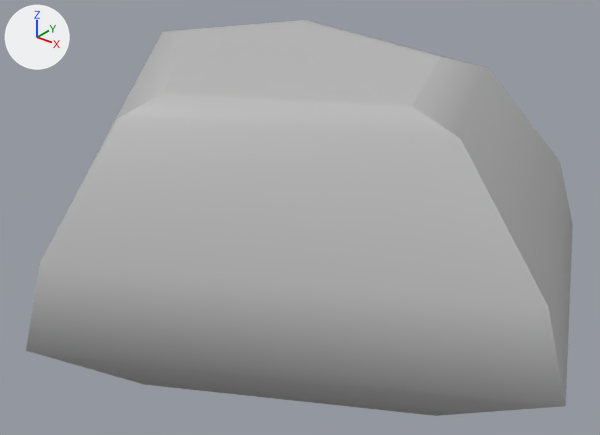
The FBX model KickshotProject/Assets/Models/Levels/Desert_SmallRock02.fbx as it was, and as the next commit left it.
One viewpoint serves both versions: a 50 mm camera at (0.0145, 0.0984, 0.0114) aimed at (-0.0006, 0.1173, -0.0003). The axes (+X, +Y, +Z) are drawn at upper left. The lights are the same throughout. Where no turn or scale is listed for an object, it has been applied to the vertices.

The first picture shows 'Desert_SmallRock04:pCube2'.
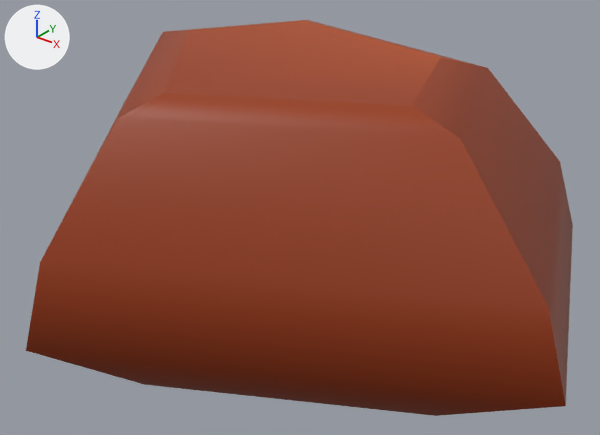
What differs and where, as boxes (x1, y1, x2, y2) in the pictures (600 x 435 px):
```json
{"object": "Desert_SmallRock04:pCube2", "change": "recoloured", "before": [26, 20, 573, 416], "after": [26, 20, 573, 416], "on screen": "grey to brown"}
```

Edits to the scene script, one JSON object a line:
```json
{"op": "add", "block": "img_redrock3_png", "code": ["img_redrock3_png = load_image('redrock3.png', 'Materials/redrock3.png', 2048, 2048, 'sRGB')"]}
{"op": "add", "block": "mat_lambert2", "code": ["mat_lambert2 = principled_material('lambert2')", "mat_lambert2.texture = img_redrock3_png"]}
{"block": "me_mesh", "where": "me_mesh.from_pydata(...)  # 30 vertices, 27 faces; spans x -0.0117..0.0096, y -0.0103..0.0084, z -0.0043..0.0047"}
{"op": "remove", "block": "me_mesh", "code": "me_mesh.materials.append(mat_lambert1)  # grey #bcbcbc"}
{"op": "add", "block": "me_mesh", "code": "me_mesh.materials.append(mat_lambert2)  # picture img_redrock3_png"}
```
